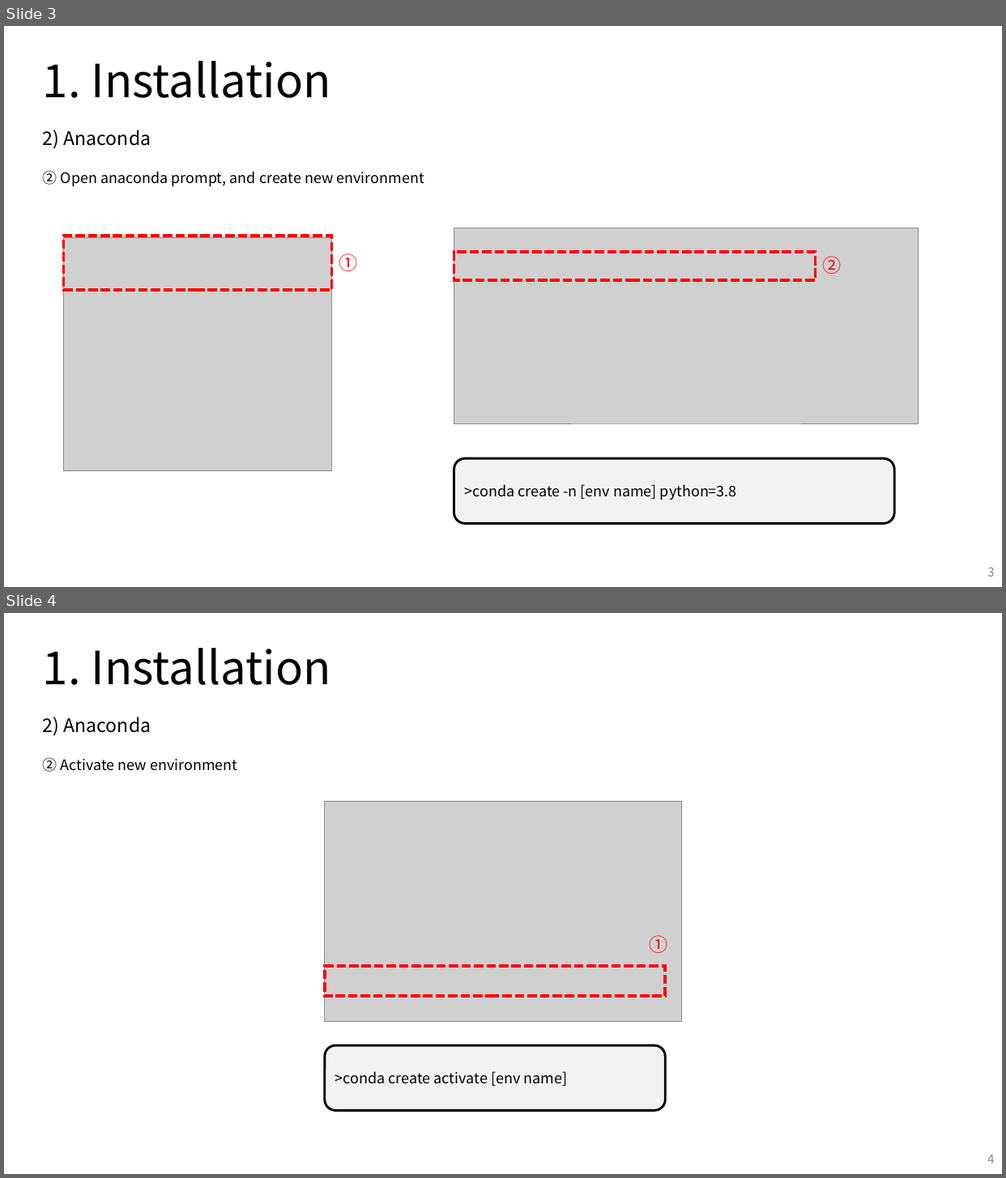
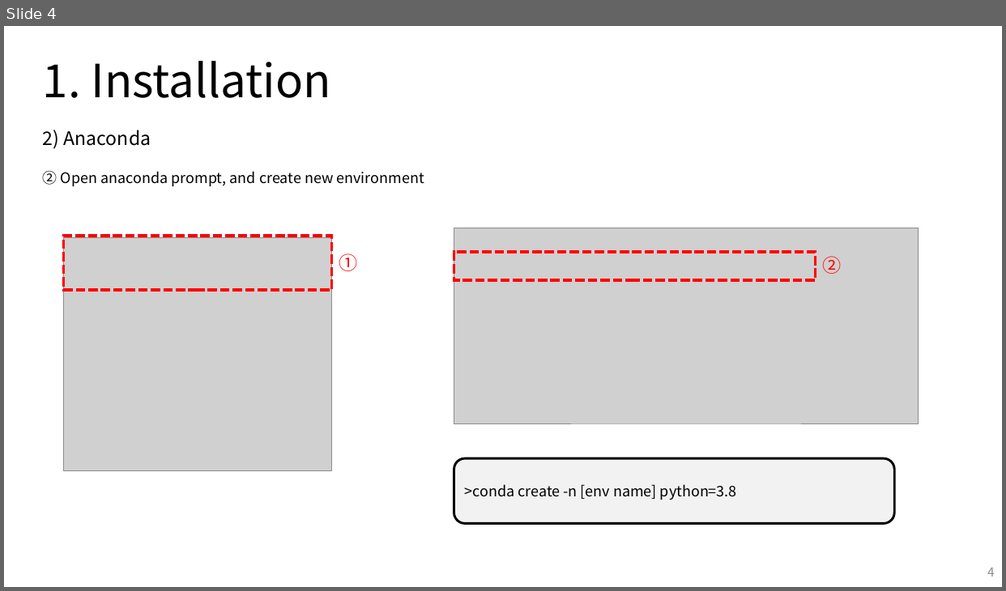
Before and after one commit to 0LYS0/mech439_pybullet, a slide deck: NRMK_Indy7/NRMK_Indy7 manual.pptx. Shown one above the other, each under a label of ours: slides 3 and 4 before the commit, slide 4 after it. The pictures are 1006x1178 and 1006x591 pixels, drawn with LibreOffice and Linux fonts; fonts in the diff are those of the drawing; grey boxes stand for pictures; background and template pictures are left out. Boxes give left, top, right and bottom in pixels: in the first picture for what was removed or moved away, otherwise in the second. Text is boxed around its words. In the diff, an @@ line names an element or a change of style, - is before the commit and + after.

```diff
--- a/NRMK_Indy7/NRMK_Indy7 manual.pptx
+++ b/NRMK_Indy7/NRMK_Indy7 manual.pptx
@@ slide 4 removed at (4,613,1002,1174), background #FFFFFF @@
@@ text removed at (43,648,331,685) @@
-1. Installation
@@ text removed at (43,717,151,736) @@
-2) Anaconda
@@ text removed at (43,758,237,772) @@
-② Activate new environment
@@ picture removed at (325,801,681,1022) @@
@@ text removed at (649,935,667,953) @@
-①
@@ rectangle removed at (325,966,665,996) @@
@@ rounded rectangle removed at (325,1046,665,1111) @@
->conda create activate [env name]
@@ page number removed at (987,1155,995,1164) @@
-4
@@ what was slide 3 is now slide 4 @@
@@ page number at (987,568,995,577): text changed @@
-3
+4
```
Also in this commit, not shown: 3 slides changed, 2 slides added, 3 other slides removed.
